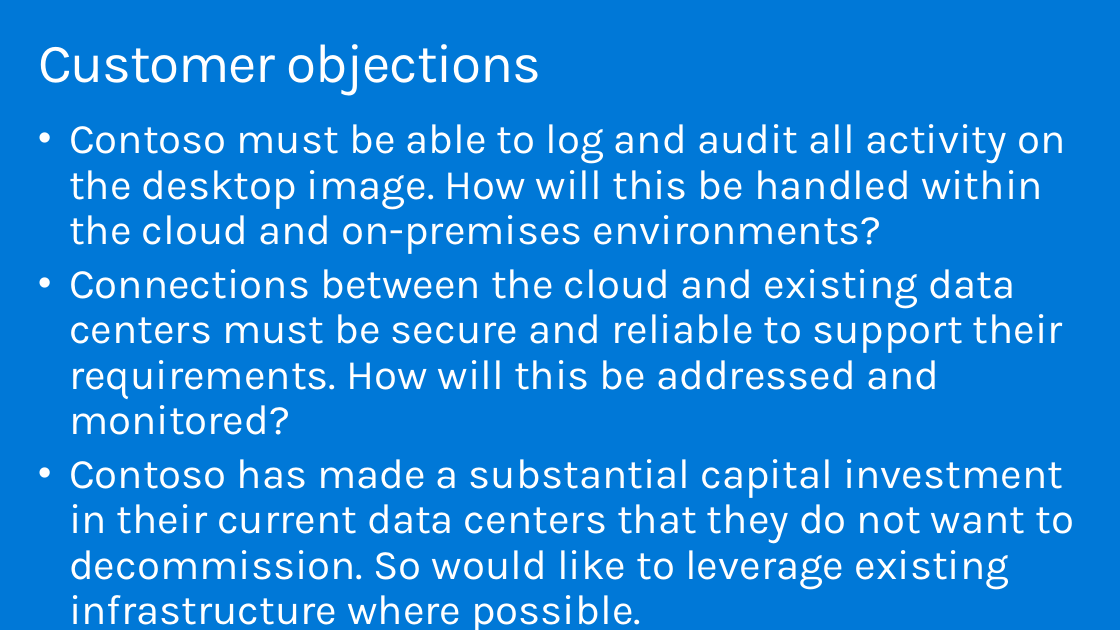
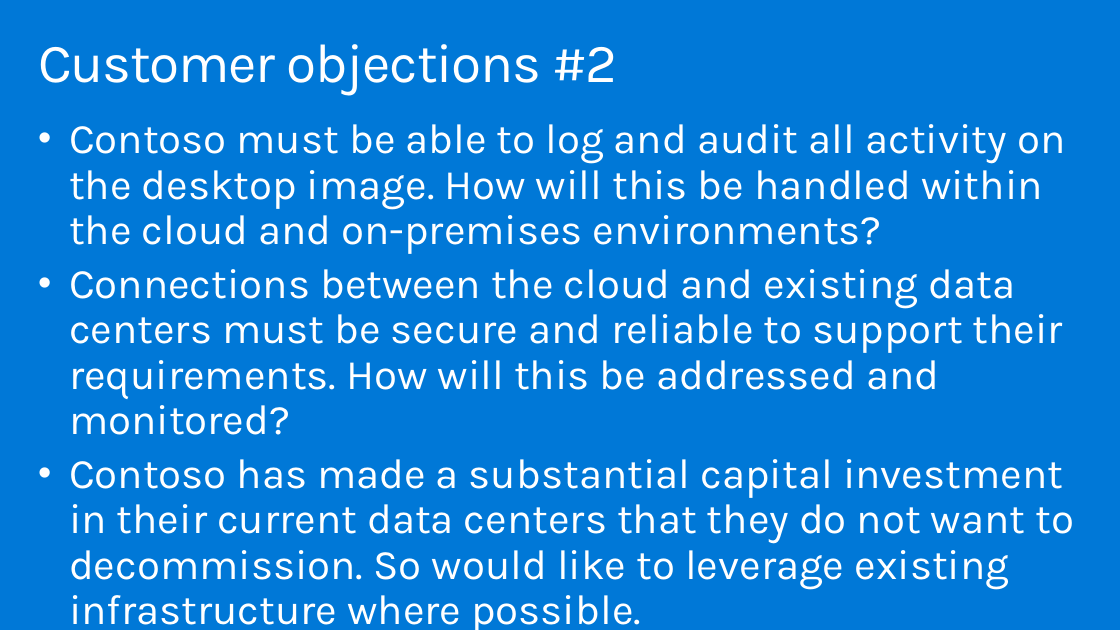
Before and after one commit to dwnatwick/MCW-Windows-Virtual-Desktop, a slide deck: slide 12 of Whiteboard-design-session/WDS trainer presentation - Windows Virtual Desktop.pptx. Drawn at 1120x630 pixels with LibreOffice and Linux fonts; fonts in the diff are those of the drawing. Boxes give left, top, right and bottom in pixels: in the first picture for what was removed or moved away, otherwise in the second. Text is boxed around its words. In the diff, an @@ line names an element or a change of style, - is before the commit and + after.

```diff
--- a/Whiteboard-design-session/WDS trainer presentation - Windows Virtual Desktop.pptx
+++ b/Whiteboard-design-session/WDS trainer presentation - Windows Virtual Desktop.pptx
@@ title at box(38, 44, 617, 96): text changed @@
-Customer objections
+Customer objections #2
```
Also in this commit, not shown: 16 other slides changed.
